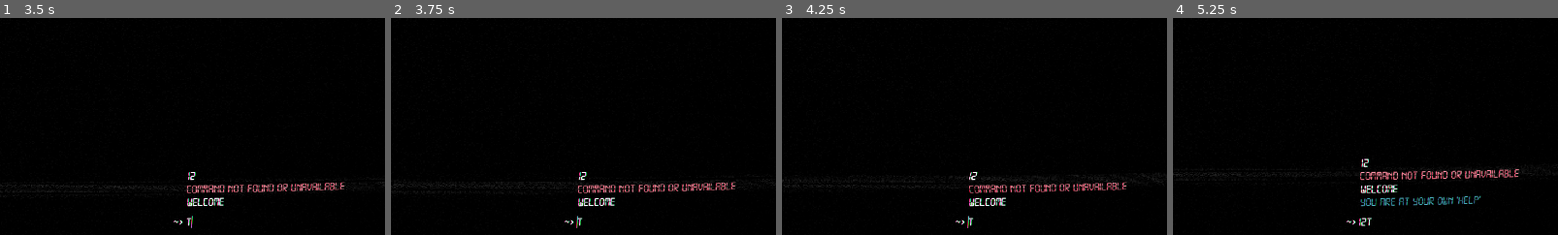
Above: before the commit, frames 1-4 (left to right).
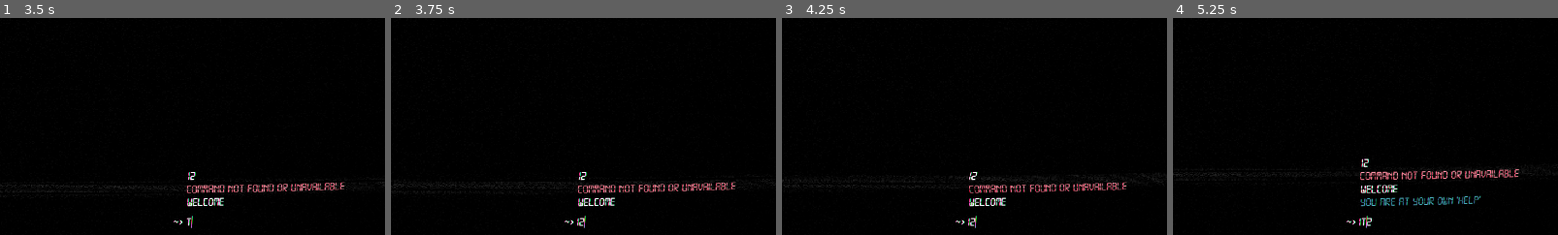
Above: after the commit, the same moments.

Repository: jwikiera/ggj23_root
Game: Godot game, scene res://Scenes/MainScene.tscn
The game is run twice, just before and just after one commit, with the same random seed, the same clock (stepped at 60 frames per second) and the same inputs.
Inputs (mouse positions are % of the whole screen's width and height, from its top left):
- Up to frame 1 (3.5 s): click (88, 98) at 0.52 s; type "12" at 0.6 s; tap Enter at 1.25 s; move the mouse to (72, 45) at 1.27 s; hold Keypad 6 (num_right) 1.28-2.03 s; tap Tab (tabkey, bound only after the commit) at 1.35, 2.1, 3.05 s; click (72, 45) at 1.42 s; move the mouse to (30, 55) at 2.02 s; hold Down (console_down) 2.03-2.78 s; move the mouse to (60, 28) at 2.77 s; hold Keypad 6 (num_right) from 2.78 s (still down); tap T at 2.85 s
- Up to frame 2 (3.75 s): move the mouse to (45, 70) at 3.52 s; release Keypad 6 (num_right) at 3.53 s; hold Up (console_up) from 3.53 s (still down); tap Tab (tabkey, bound only after the commit) at 3.6 s; click (45, 70) at 3.67 s
- Up to frame 3 (4.25 s): keep holding Up (console_up)
- Up to frame 4 (5.25 s): move the mouse to (80, 65) at 4.27 s; release Up (console_up) at 4.28 s; hold Keypad 4 (num_left) from 4.28 s (still down); tap Tab (tabkey, bound only after the commit) at 4.35 s; move the mouse to (20, 35) at 5.02 s; tap T at 5.1 s
The pictures show only the part of the screen within x 48-98%, y 50-100%; the shares and areas given below are measured in that part.

Frame 1 is identical in both runs. In frame 2, 0.1% of the frame differs, in the area x 48-51%, y 91-97%; in frame 3, 0.1%; in frame 4, 0.1%.

Commit message:
added simple autocomplete

Diff:
--- a/godot_project/Scenes/Console.tscn
+++ b/godot_project/Scenes/Console.tscn
@@ -15,4 +15,5 @@
 selecting_enabled = false
 caret_blink = true
 
+[connection signal="gui_input" from="Input" to="." method="_on_Input_gui_input"]
 [connection signal="text_entered" from="Input" to="." method="_on_Input_text_entered"]
--- a/godot_project/Scripts/Console.gd
+++ b/godot_project/Scripts/Console.gd
@@ -6,6 +6,10 @@
 var message_history = []
 var command_history = []
 var command_history_index
+var tab_hits = []
+var tab_hits_life = 0
+var tab_hits_index = 0
+var tab_hits_index_lifespan = 200
 
 
 # Called when the node enters the scene tree for the first time.
@@ -30,7 +34,32 @@
 
 # Called every frame. 'delta' is the elapsed time since the previous frame.
 func _process(delta):
-	if Input.is_action_just_released("console_up"):
+	if tab_hits_life > 0:
+		tab_hits_life -= 1
+	else:
+		tab_hits = []
+	if Input.is_action_just_pressed("tabkey"):
+		if len(input_node.text) > 0 and len(tab_hits) == 0:
+			var command_keys = []
+			for key in Globals.get_commands():
+				if Globals.com_enabled(key):
+					command_keys.append(key)
+			if Globals.com_enabled('move'):
+				command_keys += ['move up', 'move down', 'move left', 'move right']
+			for key in command_keys:
+				if key.begins_with(input_node.text):
+					tab_hits.append(key)
+			if len(tab_hits) > 0:
+				input_node.text = tab_hits[0]
+				input_node.caret_position = len(input_node.text)
+				tab_hits_life = tab_hits_index_lifespan
+		elif len(tab_hits) > 0:
+			tab_hits_index += 1
+			tab_hits_index = tab_hits_index % len(tab_hits)
+			input_node.text = tab_hits[tab_hits_index]
+			input_node.caret_position = len(input_node.text)
+			tab_hits_life = tab_hits_index_lifespan
+	if Input.is_action_just_pressed("console_up"):
 		if len(command_history) == 0:
 			return
 		if command_history_index == -1:
@@ -41,7 +70,7 @@
 		input_node.caret_position = len(input_node.text)
 
 		print("pressed up, index: %d" %command_history_index)
-	if Input.is_action_just_released("console_down"):
+	if Input.is_action_just_pressed("console_down"):
 		if len(command_history) == 0:
 			return
 		if command_history_index != -1:
@@ -162,3 +191,10 @@
 	var messages = log_text.split('\n')
 	for msg in messages:
 		message_history.append(color + msg)
+
+func _on_Input_gui_input(inp: InputEventKey):
+	if inp.is_pressed() and len(inp.as_text()) == 1:
+		print(ord(inp.as_text().to_lower()))
+		var key = ord(inp.as_text().to_lower())
+		if key >= 97 and key <= 122 or key >= 48 and key <= 57:
+			tab_hits = []
--- a/godot_project/Singletons/Globals.gd
+++ b/godot_project/Singletons/Globals.gd
@@ -76,6 +76,10 @@
 	'exit': {
 		'enabled':true,
 		'full_name':"exit"
+		},
+	'help': {
+		'enabled':true,
+		'full_name':"help"
 		},
 }
 
--- a/godot_project/project.godot
+++ b/godot_project/project.godot
@@ -110,6 +110,11 @@
 "events": [ Object(InputEventKey,"resource_local_to_scene":false,"resource_name":"","device":0,"alt":false,"shift":false,"control":false,"meta":false,"command":false,"pressed":false,"scancode":16777356,"physical_scancode":0,"unicode":0,"echo":false,"script":null)
  ]
 }
+tabkey={
+"deadzone": 0.5,
+"events": [ Object(InputEventKey,"resource_local_to_scene":false,"resource_name":"","device":0,"alt":false,"shift":false,"control":false,"meta":false,"command":false,"pressed":false,"scancode":16777218,"physical_scancode":0,"unicode":0,"echo":false,"script":null)
+ ]
+}
 
 [physics]
 
